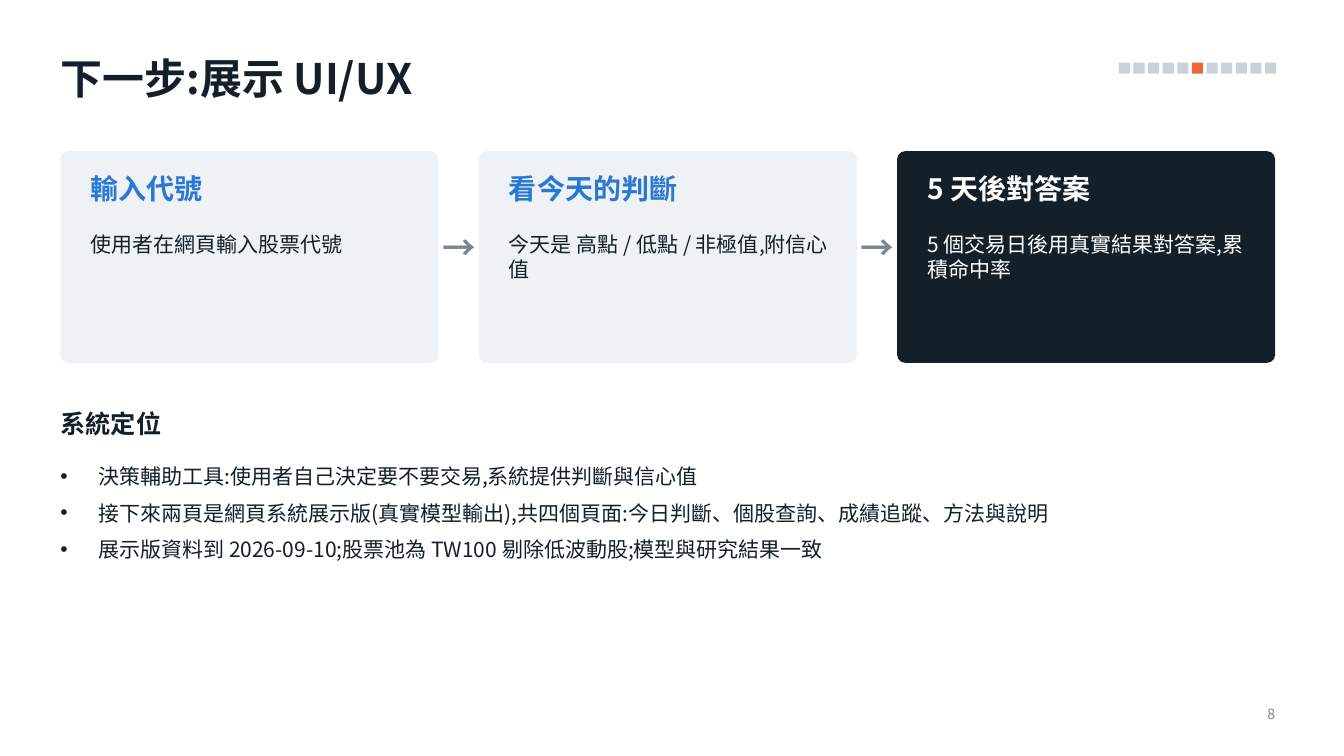
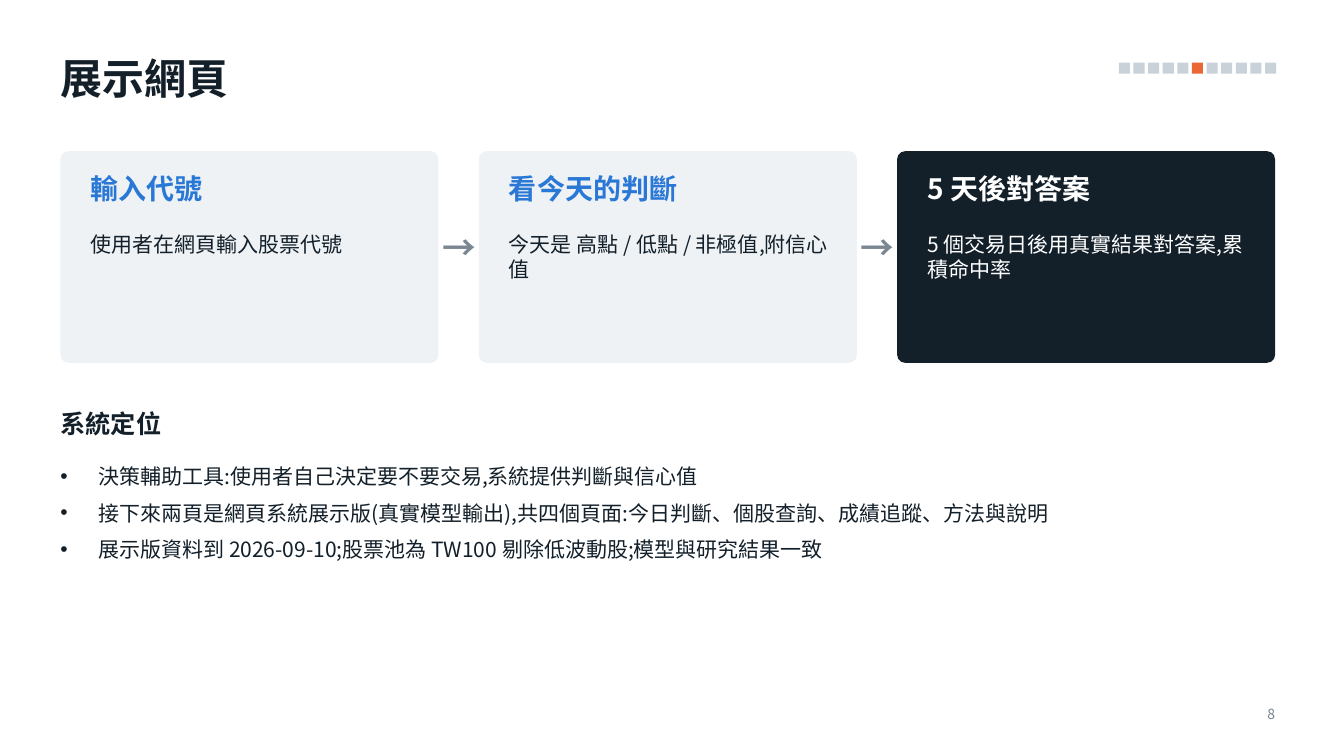
Before and after one commit to alextixu/fcukproject, a slide deck: slide 8 of method_kline_peak/report/kline_peak_report.pptx. Drawn at 1344x756 pixels with LibreOffice and Linux fonts; fonts in the diff are those of the drawing. Boxes give left, top, right and bottom in pixels: in the first picture for what was removed or moved away, otherwise in the second. Text is boxed around its words. In the diff, an @@ line names an element or a change of style, - is before the commit and + after.

```diff
--- a/method_kline_peak/report/kline_peak_report.pptx
+++ b/method_kline_peak/report/kline_peak_report.pptx
@@ title at [60,58,228,98]: text changed @@
-下一步:展示 UI/UX
+展示網頁
```
Also in this commit, not shown: 3 other slides changed, 1 other file.
